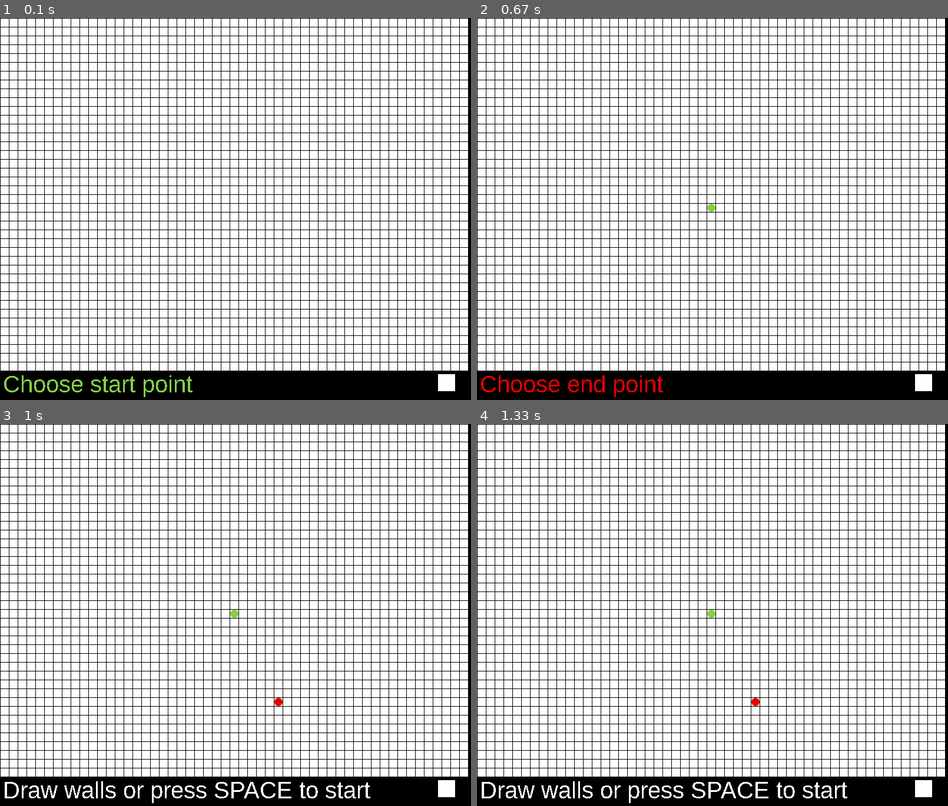
Above: before the commit, frames 1-4 (two rows, left to right).
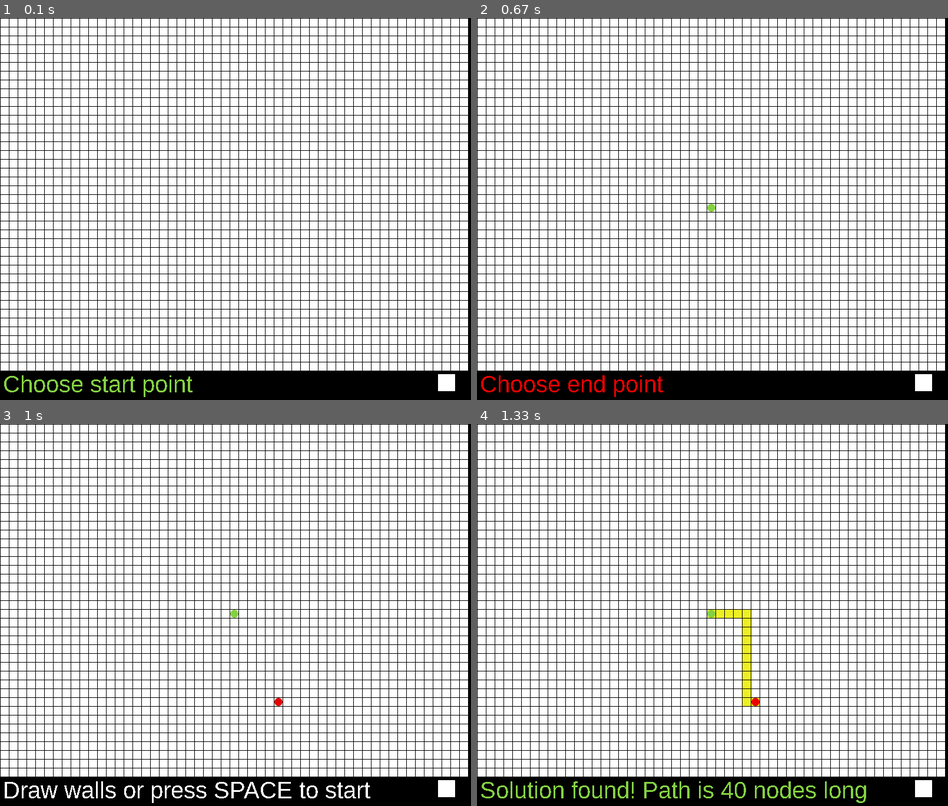
Above: after the commit, the same moments.

Repository: MrJoeKr/Pathfinding-Visualizer-Python
Game: pygame game, started from Run.pyw
Same seed, same stepped clock (60 frames per second), same inputs: the game is played once before the commit and once after it.
Inputs (mouse positions are in pixels of both pictures, inside the frame that each line leads up to):
- Up to frame 1 (0.1 s): no input
- Up to frame 2 (0.67 s): click (712, 209) at 0.38 s
- Up to frame 3 (1 s): click (282, 699) at 0.72 s
- Up to frame 4 (1.33 s): tap Space at 1 s

Frames 1-3 are identical in both runs. In frame 4, 2.2% of the frame differs, in the area x 0-83%, y 48-100%.

Commit message:
Edit NodeBoard has path list

Diff:
--- a/path_finding_algorithm.py
+++ b/path_finding_algorithm.py
@@ -24,10 +24,10 @@
 ]
 
 Board = List[List[Node]]
-Heuristic_Function = Callable[[Node, Node], int]
+HeuristicFunction = Callable[[Node, Node], int]
 PathList = List[Node]
 DrawDeque = Deque[Tuple[Color, Node]]
-SearchFunction = Callable[[NodeBoard, PathList, Optional[DrawDeque], Heuristic_Function], None]
+SearchFunction = Callable[[NodeBoard, Optional[DrawDeque], HeuristicFunction], None]
 
 
 def manhattan_distance(node_a: Node, node_b: Node) -> int:
@@ -57,9 +57,8 @@
 # Return path list
 def search_a_star(
         board: NodeBoard,
-        out_path_list: PathList,
         draw_queue: Optional[DrawDeque],
-        heuristic: Heuristic_Function) -> None:
+        heuristic: HeuristicFunction) -> None:
 
     # Init priority queue
     # (node.f, node.y, node.x)
@@ -81,7 +80,7 @@
             draw_queue.append((OPEN_NODES_COLOR, node))
 
         if node == board.end_node:
-            get_path_list(out_path_list, node)
+            get_path_list(board.path, node)
             return
 
         for add_x, add_y in MOVES:
@@ -118,19 +117,16 @@
         board: NodeBoard,
         show_steps: bool=False,
         search_func: SearchFunction=search_a_star,
-        heuristic: Heuristic_Function=euclidian_distance) -> List[Node]:
-
-    path: PathList = []
+        heuristic: HeuristicFunction=euclidian_distance) -> None:
 
     if not show_steps:
         # Threading not needed
-        search_func(board, path, None, heuristic)
-        return path
+        search_func(board, None, heuristic)
 
     draw_queue: DrawDeque = deque()
 
     thread = threading.Thread(
-        target=search_func, args=(board, path, draw_queue, heuristic))
+        target=search_func, args=(board, draw_queue, heuristic))
     thread.start()
 
     # Draw nodes
@@ -146,8 +142,7 @@
         # Speed of drawing
         time.sleep(SHOW_STEPS_DELAY)
 
-    # print("Leaving search function")
-    return path
+    board.finding_path_finished = True
 
 
 def get_path_list(out_path_list: List[Node], end_node: Node) -> None:
